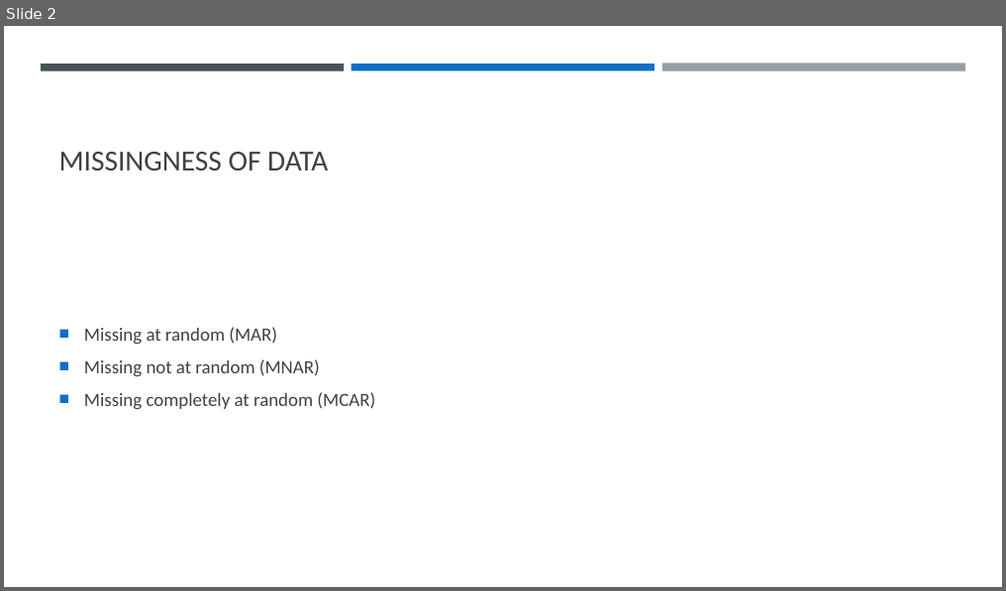
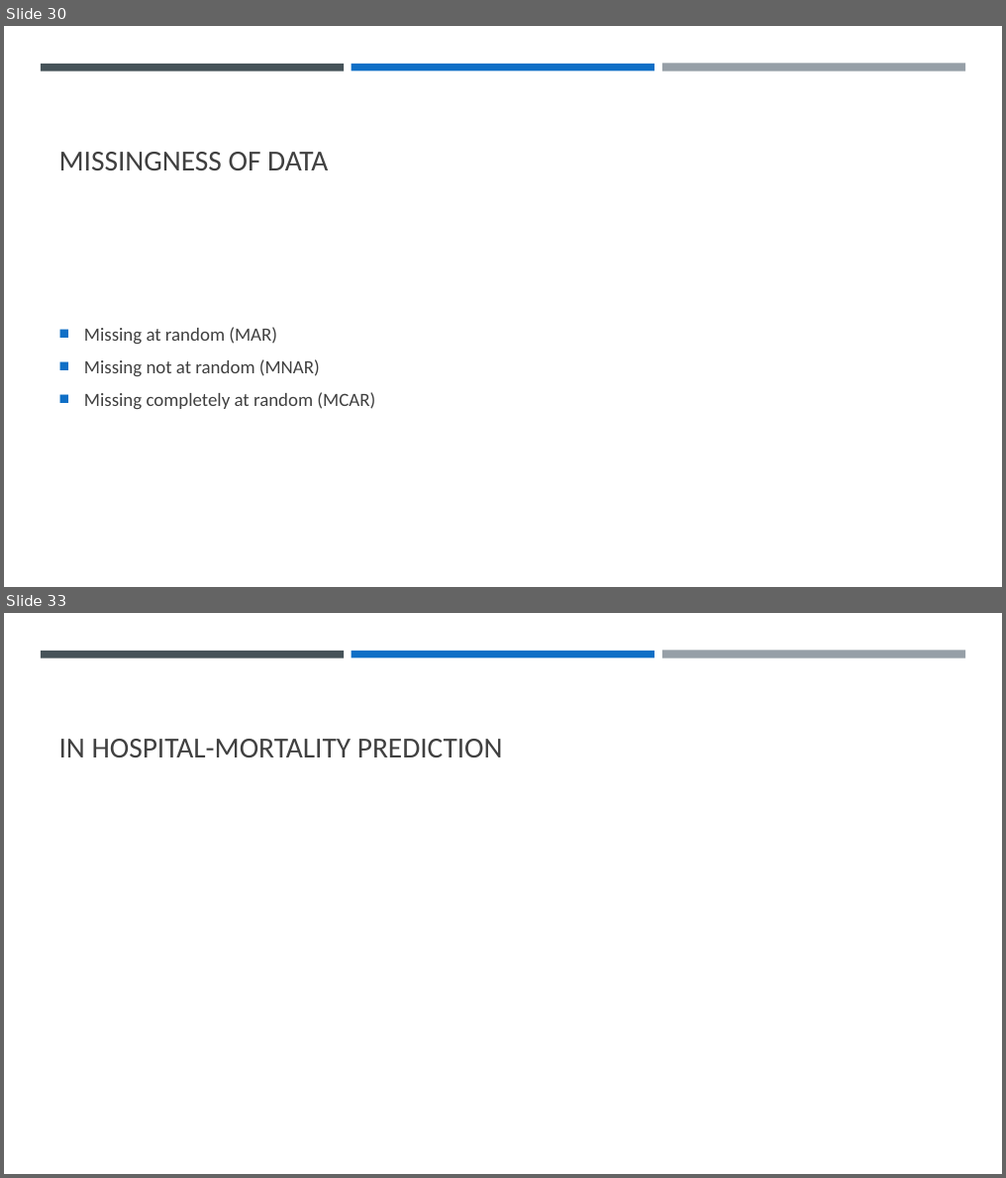
Before and after one commit to llhtoby/MIMIC-III-ML, a slide deck: presentation/Final Presentation.pptx. Shown one above the other, each under a label of ours: slide 2 before the commit, slides 30 and 33 after it; the slides between them are not shown. The pictures are 1006x591 and 1006x1178 pixels, drawn with LibreOffice and Linux fonts; fonts in the diff are those of the drawing. Boxes give left, top, right and bottom in pixels: in the first picture for what was removed or moved away, otherwise in the second. Text is boxed around its words. In the diff, an @@ line names an element or a change of style, - is before the commit and + after.

```diff
--- a/presentation/Final Presentation.pptx
+++ b/presentation/Final Presentation.pptx
@@ slide 33 added at [4,613,1002,1174], background #FFFFFF; not listed: 3 template elements that a slide beside it also shows @@
@@ title added at [59,739,503,758], 28 pt, text #404040 @@
+IN HOSPITAL-MORTALITY PREDICTION
@@ what was slide 2 is now slide 30 @@
```
Also in this commit, not shown: 5 slides changed, 19 other slides added, 8 slides removed, 49 other files.
